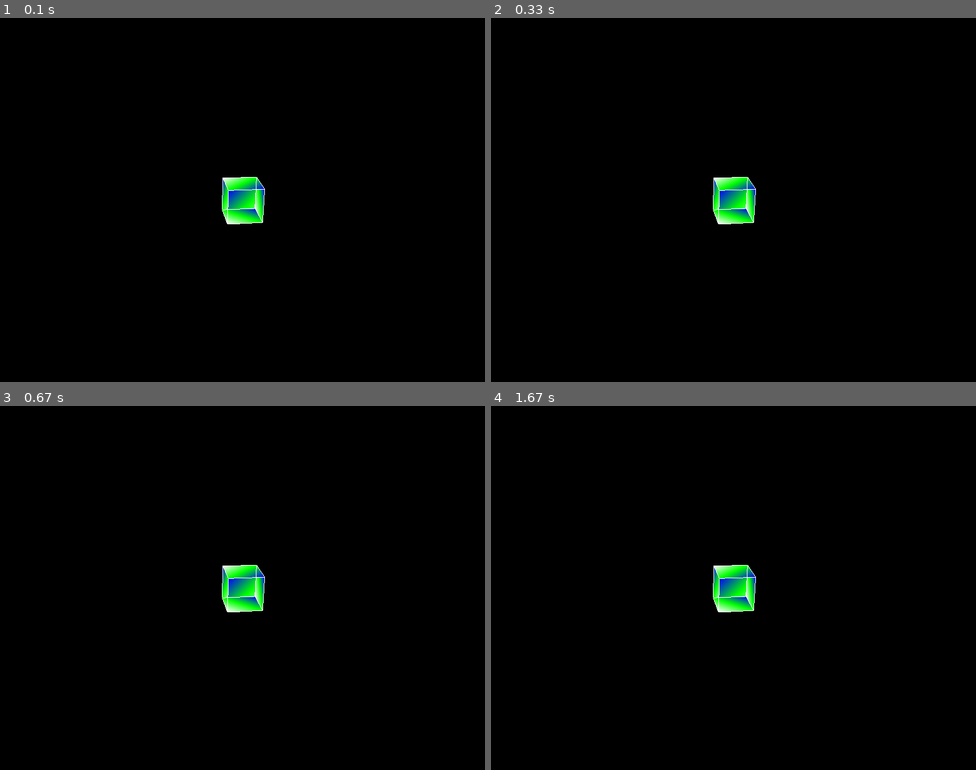
Above: before the commit, frames 1-4 (two rows, left to right).
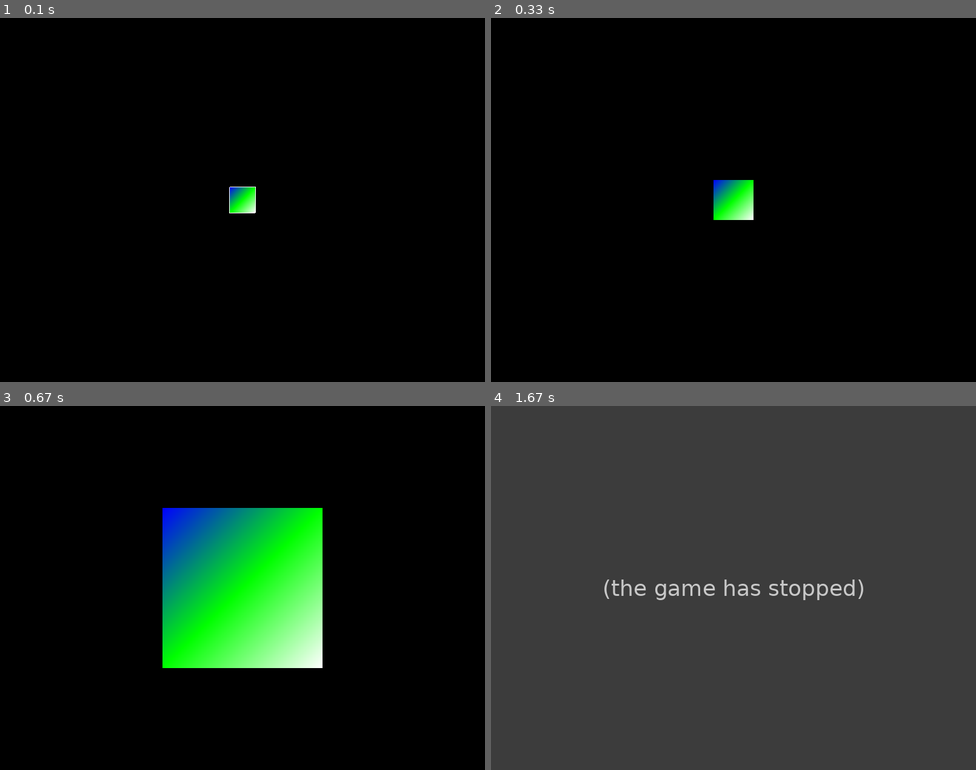
Above: after the commit, the same moments.

Repository: ogu83/pyrubicscube
Game: pygame game, started from opengl_tutorial.py
Same seed, same stepped clock (60 frames per second), same inputs: the game is played once before the commit and once after it.
Inputs:
- Up to frame 1 (0.1 s): no input
- Up to frame 2 (0.33 s): no input
- Up to frame 3 (0.67 s): no input
- Up to frame 4 (1.67 s): no input

The runs differ from the first frame. In frame 1, 1.0% of the frame differs, in the area x 45-55%, y 43-57%; in frame 2, 1.0%; in frame 3, 14%; in frame 4, 100%, in the area x 0-100%, y 0-100%.
After the commit the program exited at 0.9 s; later frames show no game.

Commit message:
Tutorial 5

Diff:
--- a/opengl_tutorial.py
+++ b/opengl_tutorial.py
@@ -78,14 +78,20 @@
 
 def main():
     pygame.init()
+
     display = (800,600)
     pygame.display.set_mode(display, DOUBLEBUF|OPENGL)
+    glEnable(GL_DEPTH_TEST)
 
     gluPerspective(45, (display[0]/display[1]), 0.1, 50)
-    glTranslatef(0, 0, -25)
-    glRotatef(25, 2, 1, 0)
+    glTranslatef(0, 0, -40)
+    glRotatef(0, 0, 0, 0)
 
-    while True:
+    object_passed = False
+
+
+
+    while not object_passed:
         for event in pygame.event.get():
             if event.type == pygame.QUIT:
                 pygame.quit()
@@ -101,16 +107,32 @@
                 if (event.key == pygame.K_DOWN):
                     glTranslatef(0,-0.5,0)
 
-            if event.type == pygame.MOUSEBUTTONDOWN:
-                if event.button == 4:
-                    glTranslatef(0,0,-1.0)
-                if event.button == 5:
-                    glTranslatef(0,0,1.0)
+            # if event.type == pygame.MOUSEBUTTONDOWN:
+                # if event.button == 4:
+                    # glTranslatef(0,0,-1.0)
+                # if event.button == 5:
+                    # glTranslatef(0,0,1.0)
 
         # glRotatef(1, 5, 5, 5)
+        glTranslatef(0,0,0.5)
+
+        x = glGetDoublev(GL_MODELVIEW_MATRIX)
+        #print(x)
+
+        camera_x = x[3][0]
+        camera_y = x[3][1]
+        camera_z = x[3][2]
+
+        if (camera_z < -1):
+            object_passed = True
+
         glClear(GL_COLOR_BUFFER_BIT|GL_DEPTH_BUFFER_BIT)
         Cube()
         pygame.display.flip()
         pygame.time.wait(10)
 
-main()
+for x in range(10):
+    main()
+
+pygame.quit()
+quit()
